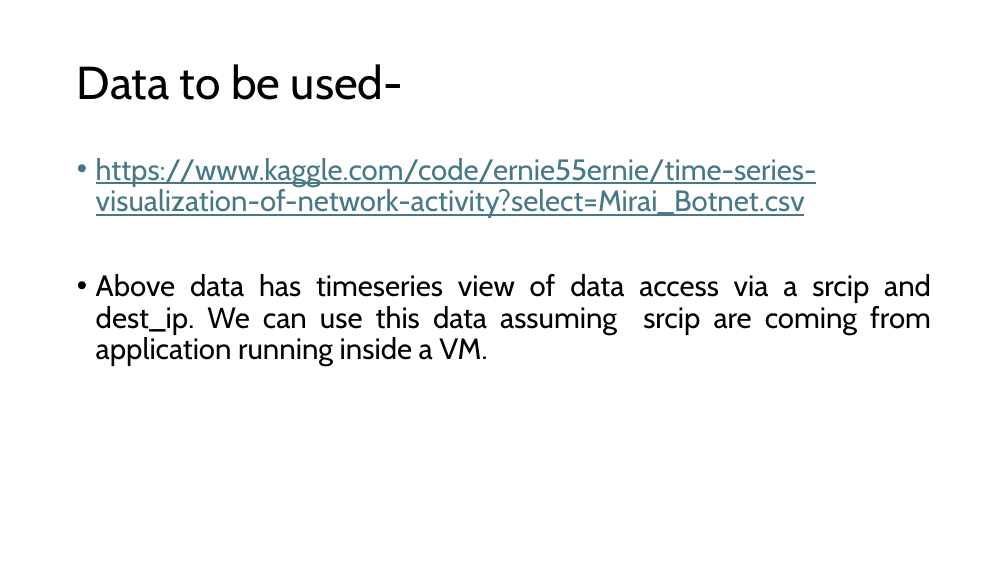
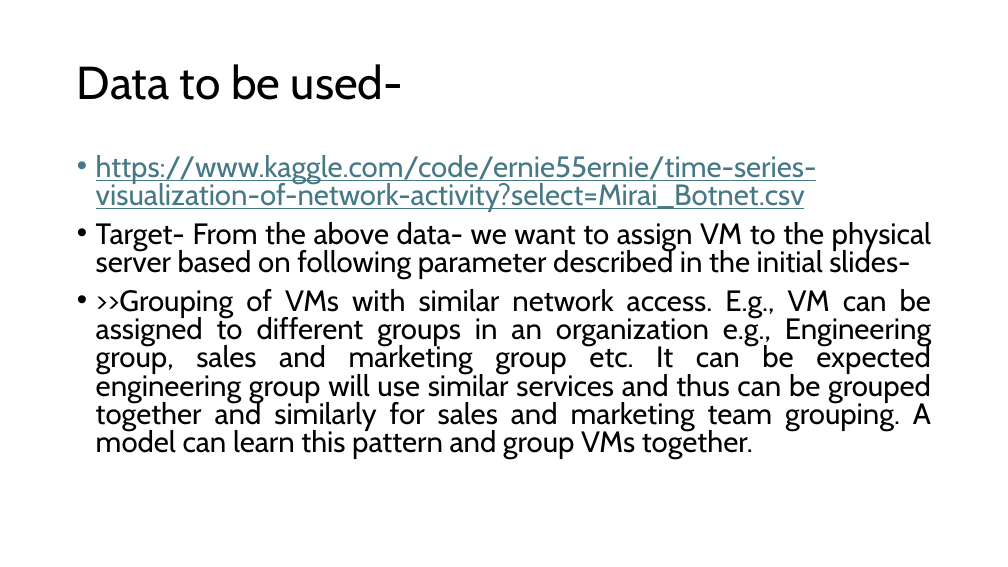
Before and after one commit to ganeriwalg/capstone-project, a slide deck: slide 9 of dra-1.pptx. Drawn at 1008x567 pixels with LibreOffice and Linux fonts; fonts in the diff are those of the drawing. Boxes give left, top, right and bottom in pixels: in the first picture for what was removed or moved away, otherwise in the second. Text is boxed around its words. In the diff, an @@ line names an element or a change of style, - is before the commit and + after.

Commit message:
Updated with initial data analysis

```diff
--- a/dra-1.pptx
+++ b/dra-1.pptx
@@ text at (96,155,817,212): line spacing 0.9 to 0.8 @@
@@ text at (96,222,932,459): text changed @@
-• Above data has timeseries view of data access via a srcip and dest_ip. We can use this data assuming srcip are coming from application running inside a VM.
+• Target- From the above data- we want to assign VM to the physical server based on following parameter described in the initial slides-
+• >>Grouping of VMs with similar network access. E.g., VM can be assigned to different groups in an organization e.g., Engineering group, sales and marketing group etc. It can be expected engineering group will use similar services and thus can be grouped together and similarly for sales and marketing team grouping. A model can learn this pattern and group VMs together.
```
Also in this commit, not shown: 3 slides added.
